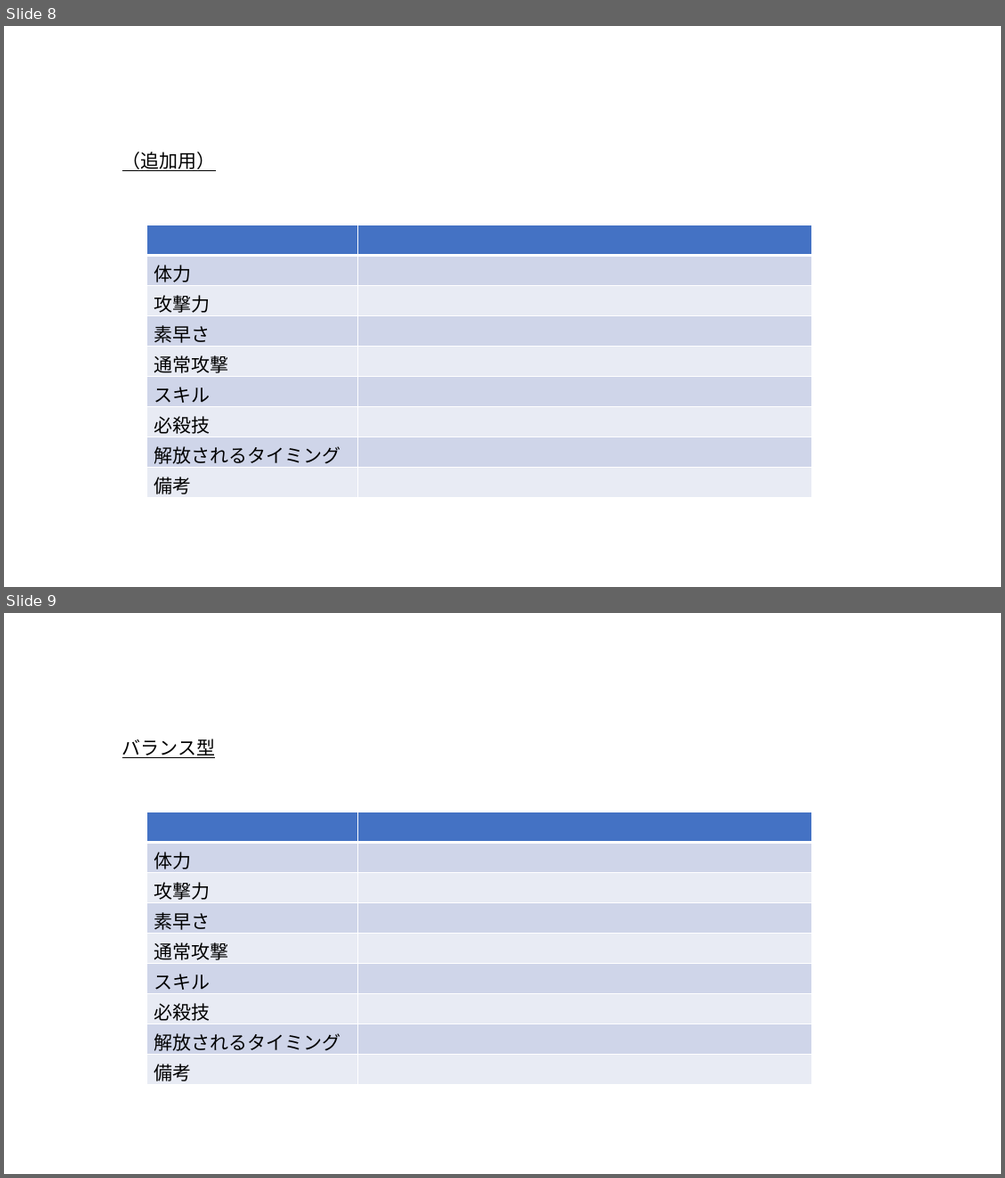
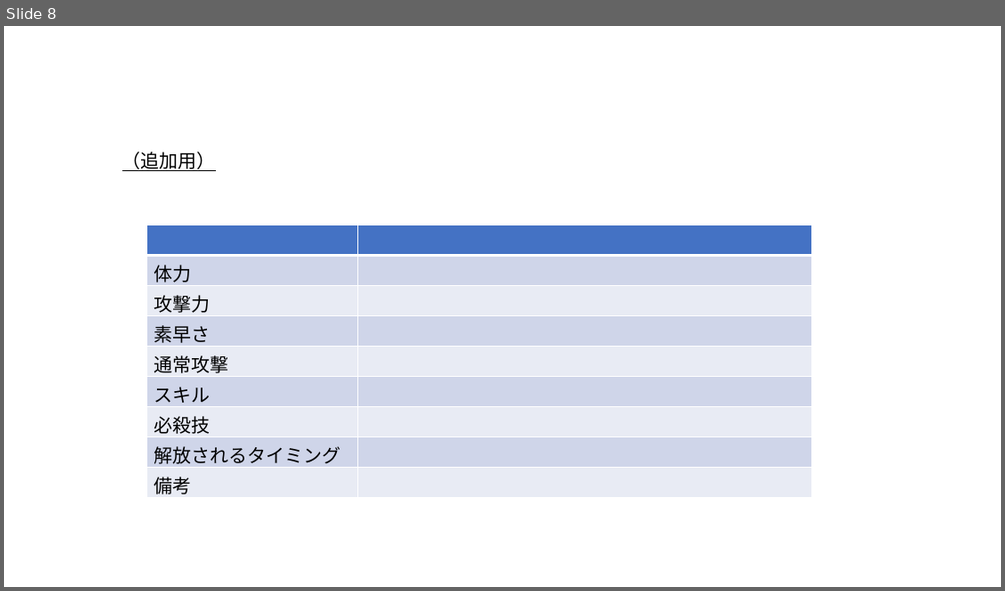
Before and after one commit to soushi1116/Employment, a slide deck: 仕様書/キャラクター.pptx. Shown one above the other, each under a label of ours: slides 8 and 9 before the commit, slide 8 after it. The pictures are 1005x1178 and 1005x591 pixels, drawn with LibreOffice and Linux fonts; fonts in the diff are those of the drawing. Boxes give left, top, right and bottom in pixels: in the first picture for what was removed or moved away, otherwise in the second. Text is boxed around its words. In the diff, an @@ line names an element or a change of style, - is before the commit and + after.

Commit message:
仕様書編集

```diff
--- a/仕様書/キャラクター.pptx
+++ b/仕様書/キャラクター.pptx
@@ slide 9 removed at box(4, 613, 1001, 1174), background #FFFFFF @@
@@ text removed at box(122, 738, 216, 758) @@
-バランス型
@@ table removed at box(146, 811, 811, 1085), 9 rows, 2 columns @@
- | 
-体力 | 
-攻撃力 | 
-素早さ | 
-通常攻撃 | 
-スキル | 
-必殺技 | 
-解放されるタイミング | 
-備考 | 
```
